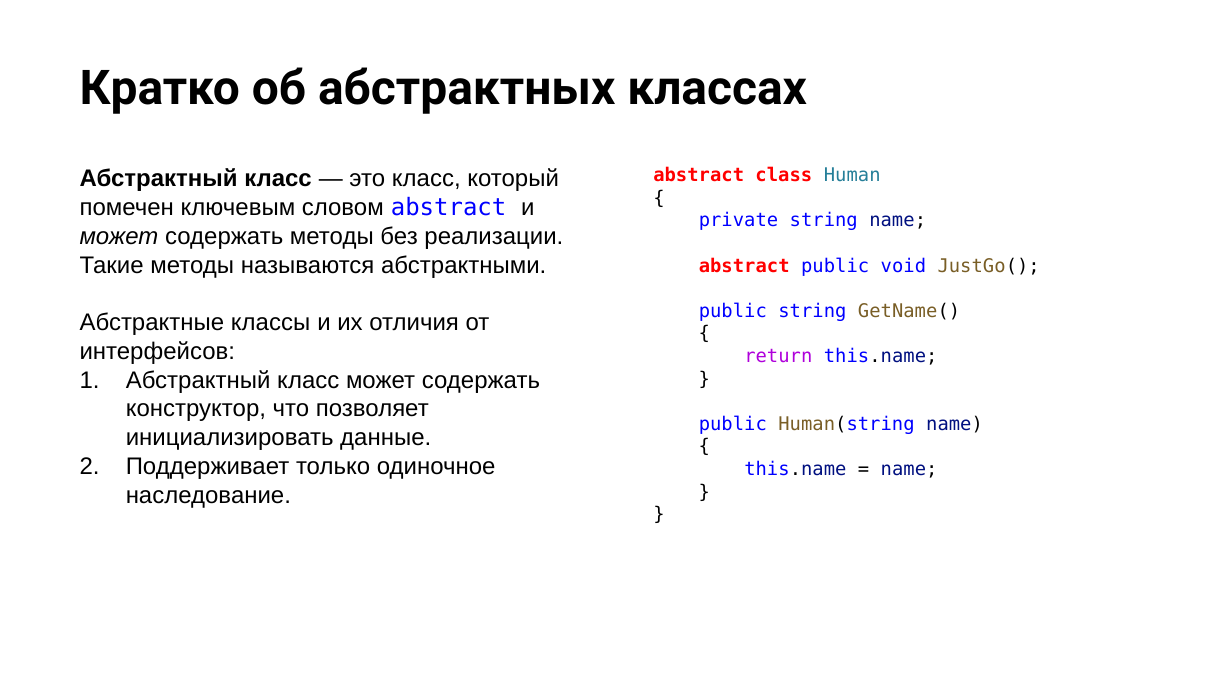
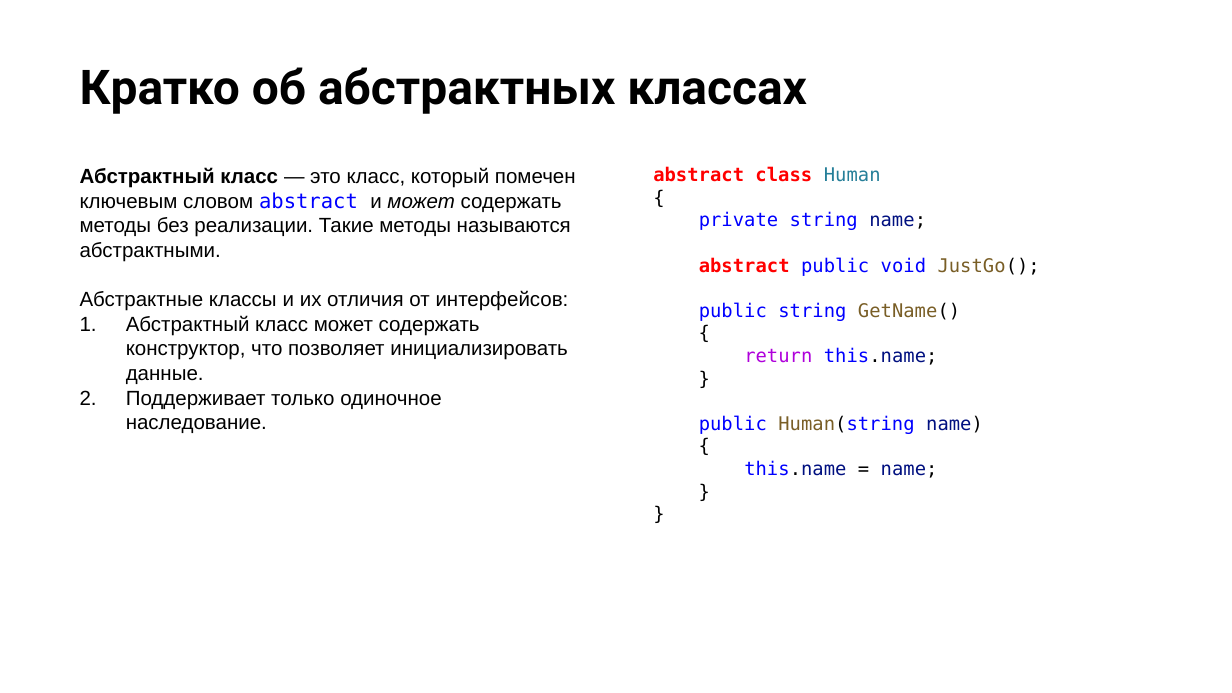
Before and after one commit to NilovPavel/OOP, a slide deck: slide 13 of ООПp.2.pptx. Drawn at 1232x693 pixels with LibreOffice and Linux fonts; fonts in the diff are those of the drawing; background and template pictures are left out. Boxes give left, top, right and bottom in pixels: in the first picture for what was removed or moved away, otherwise in the second. Text is boxed around its words. In the diff, an @@ line names an element or a change of style, - is before the commit and + after.

```diff
--- a/ООПp.2.pptx
+++ b/ООПp.2.pptx
@@ text "Абстрактный класс — это класс, ..." at (x1=80, y1=167, x2=576, y2=433): size 14 to 12 pt @@
```
Also in this commit, not shown: 7 other slides changed, 4 slides added, 2 slides removed, 2 other files.
